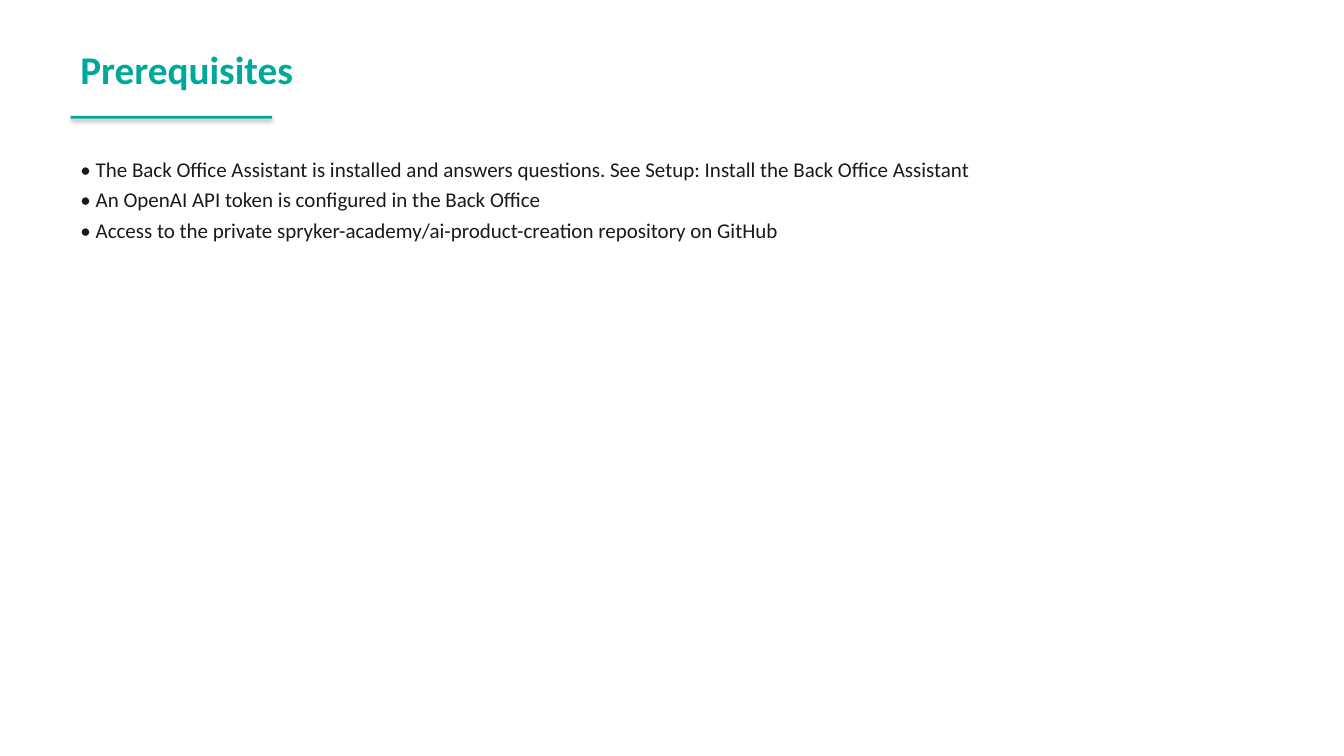
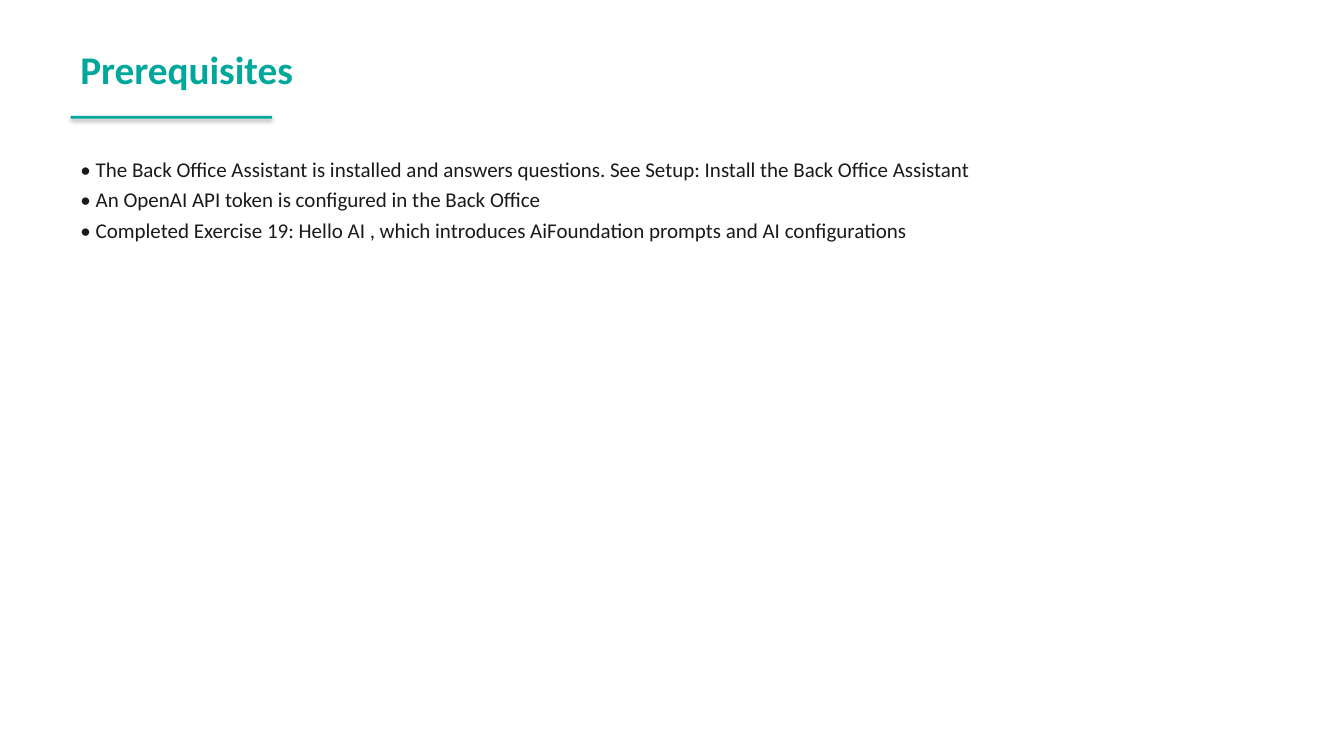
Before and after one commit to spryker-academy/instructor-exercises, a slide deck: slide 52 of guides-pptx/spryker-academy-ai.pptx (slide 34 before the commit). Drawn at 1344x756 pixels with LibreOffice and Linux fonts; fonts in the diff are those of the drawing. Boxes give left, top, right and bottom in pixels: in the first picture for what was removed or moved away, otherwise in the second. Text is boxed around its words. In the diff, an @@ line names an element or a change of style, - is before the commit and + after.

```diff
--- a/guides-pptx/spryker-academy-ai.pptx
+++ b/guides-pptx/spryker-academy-ai.pptx
@@ text at [96, 223, 906, 242]: text changed @@
-• Access to the private spryker-academy/ai-product-creation repository on GitHub
+• Completed Exercise 19: Hello AI , which introduces AiFoundation prompts and AI configurations
```
Also in this commit, not shown: 9 other slides changed, 18 slides added, 11 other files.
